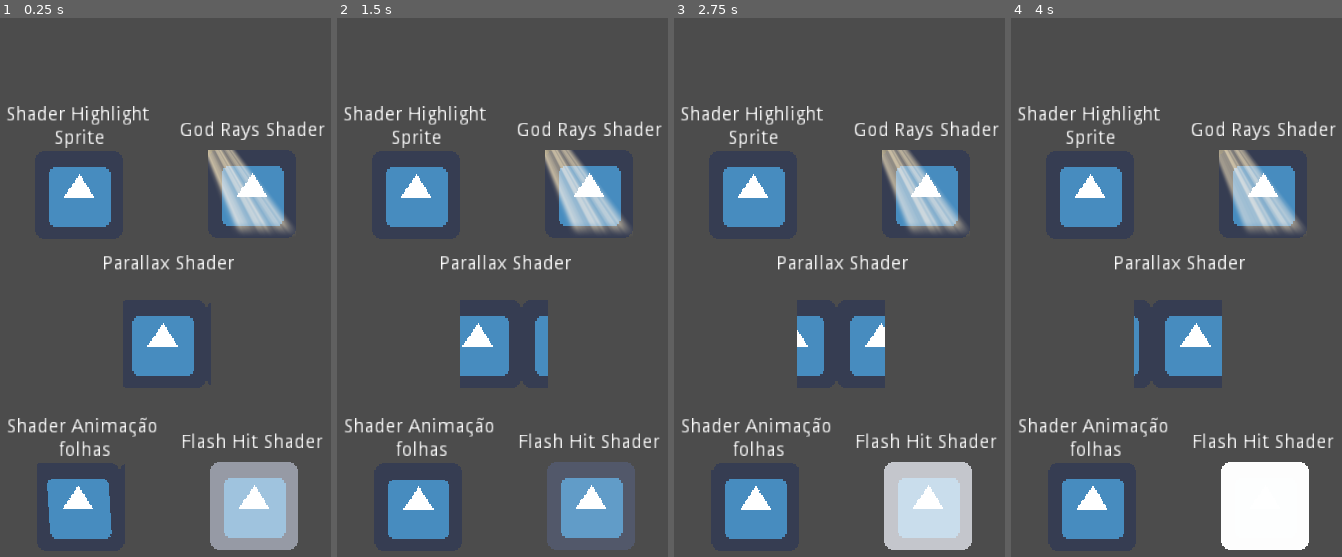
Above: before the commit, frames 1-4 (left to right).
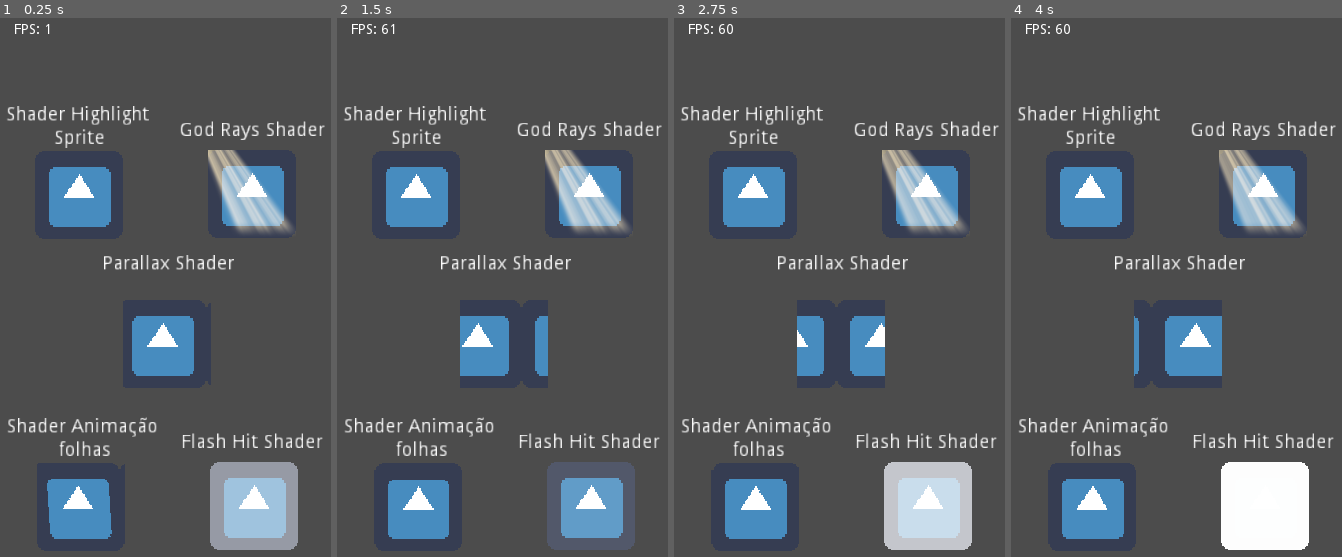
Above: after the commit, the same moments.

Repository: tecMTST/modelo-godot-3.6
Game: Godot game, scene res://recursos/cenas/CenaPrincipal/CenaPrincipal.tscn
Two runs of this game, one before a commit and one after it. Both use one fixed random seed, a clock stepped at 60 frames per second and the inputs below. The engine's default icon, where the game draws it, is replaced by a stand-in: a white triangle on a blue panel in a dark square.
Inputs:
- Up to frame 1 (0.25 s): no input
- Up to frame 2 (1.5 s): hold Right (ui_right) 0.53-1.28 s; hold Down (ui_down) from 1.28 s (still down)
- Up to frame 3 (2.75 s): release Down (ui_down) at 2.03 s; hold Right (ui_right) from 2.03 s (still down)
- Up to frame 4 (4 s): release Right (ui_right) at 2.78 s; hold Up (ui_up) 2.78-3.53 s; hold Left (ui_left) from 3.53 s (still down)

The runs differ from the first frame. In frame 1, less than 0.1% of the frame differs, in the area x 4-16%, y 1-3%; in frame 2, less than 0.1%; in frame 3, 0.1%, in the area x 4-18%, y 1-3%; in frame 4, 0.1%.

Commit message:
[Add] adicionado fps count e adicionado pasta export

Diff:
--- a/projeto/elementos/imagem/ControlePersonagem.gd
+++ /dev/null
@@ -1,15 +0,0 @@
-class_name PlayerKinematico
-extends KinematicBody2D
-
-
-var vetor: Vector2 = Vector2.ZERO
-var velocidade: int = 100
-
-func _physics_process(delta):
-	var direcao: Vector2 = Vector2.ZERO
-
-	direcao.x = Input.get_action_strength("ui_right") - Input.get_action_strength("ui_left")
-	direcao.y = Input.get_action_strength("ui_down") - Input.get_action_strength("ui_up")
-	direcao = direcao.normalized()
-
-	vetor = move_and_slide(direcao * velocidade)
--- a/projeto/elementos/imagem/CorpoKinematicoNPC.gd
+++ /dev/null
@@ -1,20 +0,0 @@
-class_name DialogoNPC
-extends KinematicBody2D
-
-
-export var id_dialogo: String = ""
-
-func _physics_process(delta):
-	pass
-
-
-
-
-func _load_json(caminho: String):
-	var json_arquivo := File.new()
-	json_arquivo.open(caminho, File.READ)
-	var conteudo = json_arquivo.get_as_text()
-	json_arquivo.close()
-	var parsed_json: JSONParseResult = JSON.parse(conteudo)
-	if not parsed_json.error:
-		return parsed_json.result
--- a/projeto/project.godot
+++ b/projeto/project.godot
@@ -7,22 +7,6 @@
 ;   param=value ; assign values to parameters
 
 config_version=4
-
-_global_script_classes=[ {
-"base": "KinematicBody2D",
-"class": "DialogoNPC",
-"language": "GDScript",
-"path": "res://elementos/imagem/CorpoKinematicoNPC.gd"
-}, {
-"base": "KinematicBody2D",
-"class": "PlayerKinematico",
-"language": "GDScript",
-"path": "res://elementos/imagem/ControlePersonagem.gd"
-} ]
-_global_script_class_icons={
-"DialogoNPC": "",
-"PlayerKinematico": ""
-}
 
 [application]
 
--- a/projeto/recursos/cenas/CenaPrincipal/CenaPrincipal.tscn
+++ b/projeto/recursos/cenas/CenaPrincipal/CenaPrincipal.tscn
@@ -1,6 +1,6 @@
 [gd_scene load_steps=9 format=2]
 
-[ext_resource path="res://recursos/cenas/CenaPrincipal/flashhit.gd" type="Script" id=1]
+[ext_resource path="res://recursos/cenas/CenaPrincipal/fps.gd" type="Script" id=1]
 [ext_resource path="res://elementos/imagem/icon.png" type="Texture" id=2]
 [ext_resource path="res://addons/Flashhit_Shader/Flashhit_Material.tres" type="Material" id=3]
 [ext_resource path="res://addons/Foliage_Shader/ShaderFolhas.tres" type="Material" id=4]
@@ -33,12 +33,6 @@
 position = Vector2( 270, 511 )
 scale = Vector2( 1.375, 1.375 )
 texture = ExtResource( 2 )
-script = ExtResource( 1 )
-
-[node name="TouchScreenButton" type="TouchScreenButton" parent="flashhit"]
-modulate = Color( 1, 1, 1, 0 )
-position = Vector2( -30.5455, -32.0001 )
-normal = ExtResource( 2 )
 
 [node name="Label" type="Label" parent="flashhit"]
 anchor_left = -0.33
@@ -129,5 +123,14 @@
 text = "Parallax Shader"
 align = 1
 
-[connection signal="pressed" from="flashhit/TouchScreenButton" to="flashhit" method="_on_TouchScreenButton_pressed"]
-[connection signal="released" from="flashhit/TouchScreenButton" to="flashhit" method="_on_TouchScreenButton_released"]
+[node name="Fps" type="Label" parent="."]
+anchor_left = -0.33
+anchor_top = -0.33
+anchor_right = 1.28
+anchor_bottom = -0.099
+margin_left = 30.0
+margin_top = 28.0
+margin_right = 139.0
+margin_bottom = 42.0
+text = "fps"
+script = ExtResource( 1 )
--- a/projeto/recursos/cenas/CenaPrincipal/flashhit.gd
+++ /dev/null
@@ -1,16 +0,0 @@
-extends Sprite
-
-func _ready():
-	# Inicia a cena chamando a si mesmo o material como um shader material
-	var shader_material = self.material as ShaderMaterial
-
-
-func _on_TouchScreenButton_pressed(shader_material):
-	print('apertado')
-	shader_material.set_shader_param("ativo", true)
-
-
-func _on_TouchScreenButton_released(shader_material):
-	# Desativa o efeito de piscar após 5 segundos
-	yield(get_tree().create_timer(5.0), "timeout")
-	shader_material.set_shader_param("ativo", false)
--- /dev/null
+++ b/projeto/recursos/cenas/CenaPrincipal/fps.gd
@@ -0,0 +1,7 @@
+extends Label
+
+
+func _physics_process(delta):
+	var fps = Engine.get_frames_per_second()
+
+	self.text = 'FPS: ' + String(fps)
Not shown, changed: projeto/export_presets.cfg
Not shown, added: exports/web/godot.zip
Not shown, added: exports/web/index.apple-touch-icon.png
Not shown, added: exports/web/index.audio.worklet.js
Not shown, added: exports/web/index.html
Not shown, added: exports/web/index.icon.png
Not shown, added: exports/web/index.js
Not shown, added: exports/web/index.pck
Not shown, added: exports/web/index.png
Not shown, added: exports/web/index.wasm
